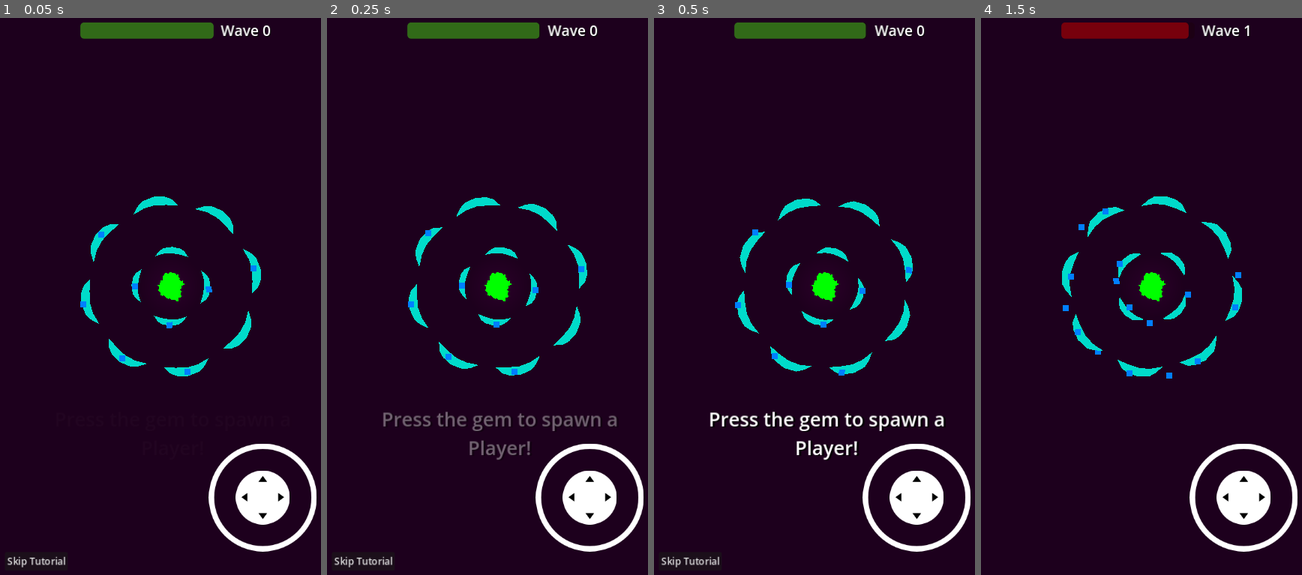
Above: before the commit, frames 1-4 (left to right).
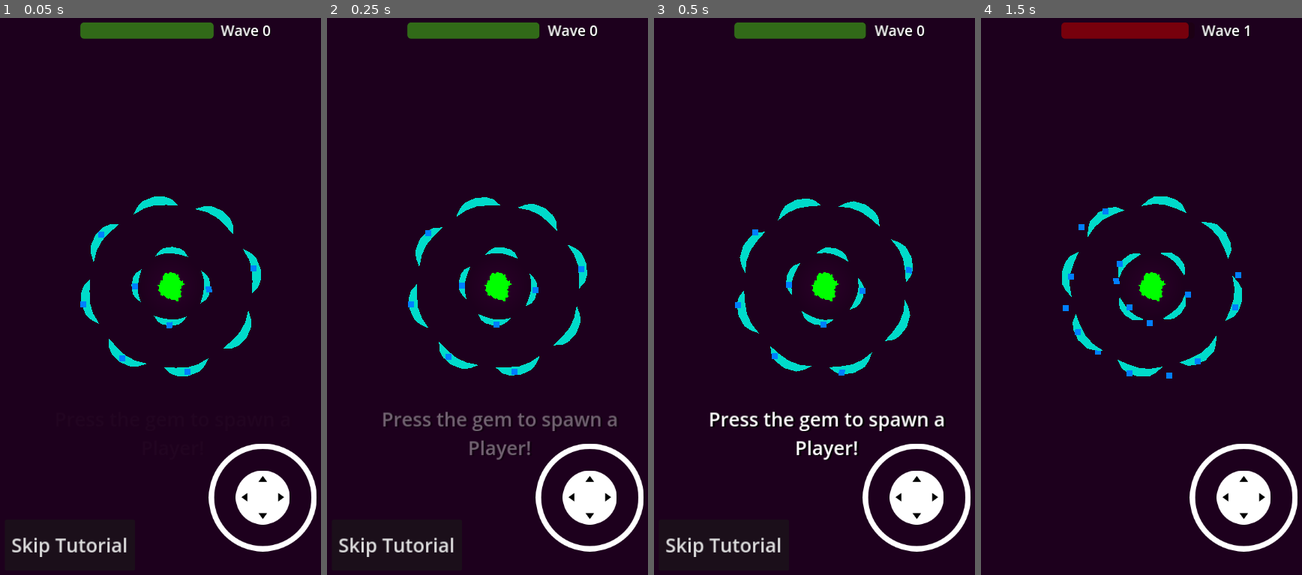
Above: after the commit, the same moments.

Repository: CatsAreCuteAndFast/Tower-Defense-Skilled
Game: Godot game, scene res://scenes/levels/main.tscn
The game is run twice, just before and just after one commit, with the same random seed, the same clock (stepped at 60 frames per second) and the same inputs.
Inputs (mouse positions are in pixels of both pictures, inside the frame that each line leads up to):
- Up to frame 1 (0.05 s): no input
- Up to frame 2 (0.25 s): no input
- Up to frame 3 (0.5 s): no input
- Up to frame 4 (1.5 s): click "Skip Tutorial" at 0.5 s; move the mouse to (1231, 257) at 1.27 s; hold D (right) from 1.28 s (still down); click (1231, 257) at 1.35 s

The runs differ from the first frame. In frame 1, 0.6% of the frame differs, in the area x 2-40%, y 93-99%; in frame 2, 0.6%; in frame 3, 0.6%; in frame 4, nothing differs.

Commit message:
Fixed bugs

Diff:
--- a/project.godot
+++ b/project.godot
@@ -23,6 +23,7 @@
 
 window/size/viewport_width=600
 window/size/viewport_height=1000
+window/size/mode=3
 window/stretch/mode="canvas_items"
 window/stretch/aspect="expand"
 window/handheld/orientation=1
--- a/scenes/enemy_spawner.tscn
+++ b/scenes/enemy_spawner.tscn
@@ -1,6 +1,33 @@
 [gd_scene load_steps=7 format=3 uid="uid://boso26ppywvcw"]
 
 [ext_resource type="Script" path="res://scripts/enemy_spawner.gd" id="1_e0h0o"]
+
+[sub_resource type="Animation" id="Animation_ty6bx"]
+length = 0.001
+tracks/0/type = "value"
+tracks/0/imported = false
+tracks/0/enabled = true
+tracks/0/path = NodePath("AnimationPlayer/CanvasLayer/Control/Sprite2D:scale")
+tracks/0/interp = 1
+tracks/0/loop_wrap = true
+tracks/0/keys = {
+"times": PackedFloat32Array(0),
+"transitions": PackedFloat32Array(1),
+"update": 0,
+"values": [Vector2(0, 0)]
+}
+tracks/1/type = "value"
+tracks/1/imported = false
+tracks/1/enabled = true
+tracks/1/path = NodePath("AnimationPlayer/CanvasLayer/Control/Sprite2D:self_modulate")
+tracks/1/interp = 1
+tracks/1/loop_wrap = true
+tracks/1/keys = {
+"times": PackedFloat32Array(0),
+"transitions": PackedFloat32Array(1),
+"update": 0,
+"values": [Color(1, 1, 1, 0)]
+}
 
 [sub_resource type="Animation" id="Animation_rqgjn"]
 resource_name = "wave_clear"
@@ -28,33 +55,6 @@
 "transitions": PackedFloat32Array(1, 1, 1),
 "update": 0,
 "values": [Color(1, 1, 1, 0), Color(1, 1, 1, 0.396078), Color(1, 1, 1, 0)]
-}
-
-[sub_resource type="Animation" id="Animation_ty6bx"]
-length = 0.001
-tracks/0/type = "value"
-tracks/0/imported = false
-tracks/0/enabled = true
-tracks/0/path = NodePath("AnimationPlayer/CanvasLayer/Control/Sprite2D:scale")
-tracks/0/interp = 1
-tracks/0/loop_wrap = true
-tracks/0/keys = {
-"times": PackedFloat32Array(0),
-"transitions": PackedFloat32Array(1),
-"update": 0,
-"values": [Vector2(0, 0)]
-}
-tracks/1/type = "value"
-tracks/1/imported = false
-tracks/1/enabled = true
-tracks/1/path = NodePath("AnimationPlayer/CanvasLayer/Control/Sprite2D:self_modulate")
-tracks/1/interp = 1
-tracks/1/loop_wrap = true
-tracks/1/keys = {
-"times": PackedFloat32Array(0),
-"transitions": PackedFloat32Array(1),
-"update": 0,
-"values": [Color(1, 1, 1, 0)]
 }
 
 [sub_resource type="AnimationLibrary" id="AnimationLibrary_eemrt"]
@@ -119,12 +119,22 @@
 theme_override_font_sizes/font_size = 24
 text = "Wave 0"
 
-[node name="Button" type="Button" parent="CanvasLayer/Control"]
+[node name="Control2" type="Control" parent="CanvasLayer"]
+layout_mode = 3
+anchors_preset = 2
+anchor_top = 1.0
+anchor_bottom = 1.0
+offset_top = -40.0
+offset_right = 40.0
+grow_vertical = 0
+
+[node name="Button" type="Button" parent="CanvasLayer/Control2"]
 layout_mode = 0
-offset_left = -237.0
-offset_top = 903.0
-offset_right = -132.0
-offset_bottom = 934.0
+offset_left = 23.0
+offset_top = -71.0
+offset_right = 240.0
+offset_bottom = 14.0
+theme_override_font_sizes/font_size = 32
 text = "Skip Tutorial"
 
 [node name="AnimationPlayer" type="AnimationPlayer" parent="."]
@@ -156,4 +166,4 @@
 scale = Vector2(1e-05, 1e-05)
 texture = SubResource("GradientTexture2D_diwlx")
 
-[connection signal="pressed" from="CanvasLayer/Control/Button" to="." method="_on_button_pressed"]
+[connection signal="pressed" from="CanvasLayer/Control2/Button" to="." method="_on_button_pressed"]
--- a/scripts/enemy.gd
+++ b/scripts/enemy.gd
@@ -7,6 +7,7 @@
 @onready var hit: AudioStreamPlayer2D = $Hit
 @onready var green_explosion_2: GPUParticles2D = $Polygon2D/GreenExplosion2
 @onready var red_explosion_2: GPUParticles2D = $Polygon2D/RedExplosion2
+@onready var area_2d: Area2D = $Polygon2D/Area2D
 
 @export var transform_radius = 450.0
 @export var move_speed = 50.0
@@ -77,6 +78,7 @@
 	moving = false
 
 	if not violent:
+		area_2d.queue_free()
 		destroy_tween = create_tween()
 		destroy_tween.tween_property(sprite, "self_modulate", Color(0, 0, 0, 0), 1.0).set_ease(Tween.EASE_IN_OUT).set_trans(Tween.TRANS_SINE)
 		await destroy_tween.finished
--- a/scripts/enemy_spawner.gd
+++ b/scripts/enemy_spawner.gd
@@ -3,7 +3,7 @@
 @onready var wave_progress: ProgressBar = $CanvasLayer/Control/WaveProgress
 @onready var wave_text: Label = $CanvasLayer/Control/WaveText
 @onready var animation_player: AnimationPlayer = $AnimationPlayer
-@onready var button: Button = $CanvasLayer/Control/Button
+@onready var button: Button = $CanvasLayer/Control2/Button
 
 @export var wave_length = 10.0
 @export var first_break = 35.0
Not shown, changed: lighting.apk.idsig
